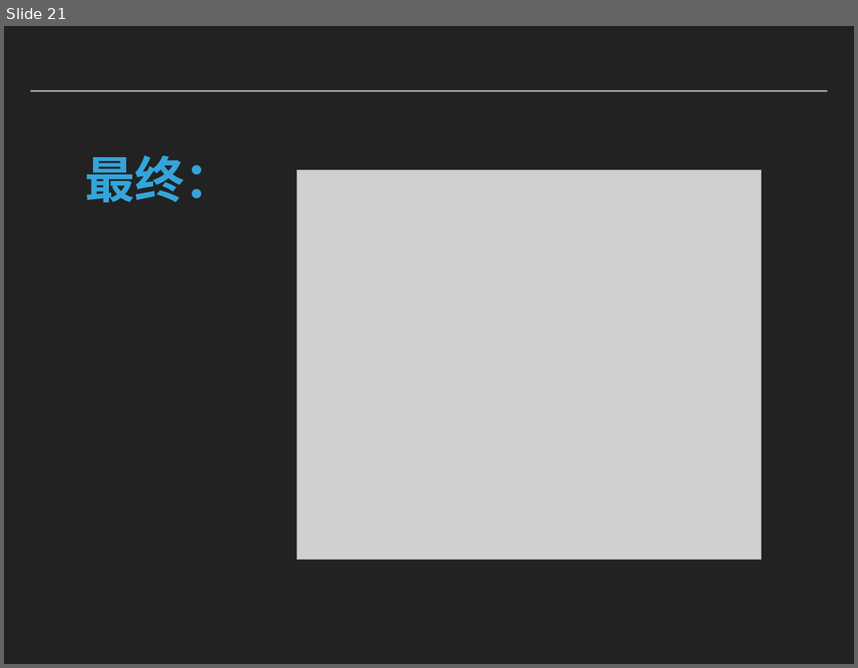
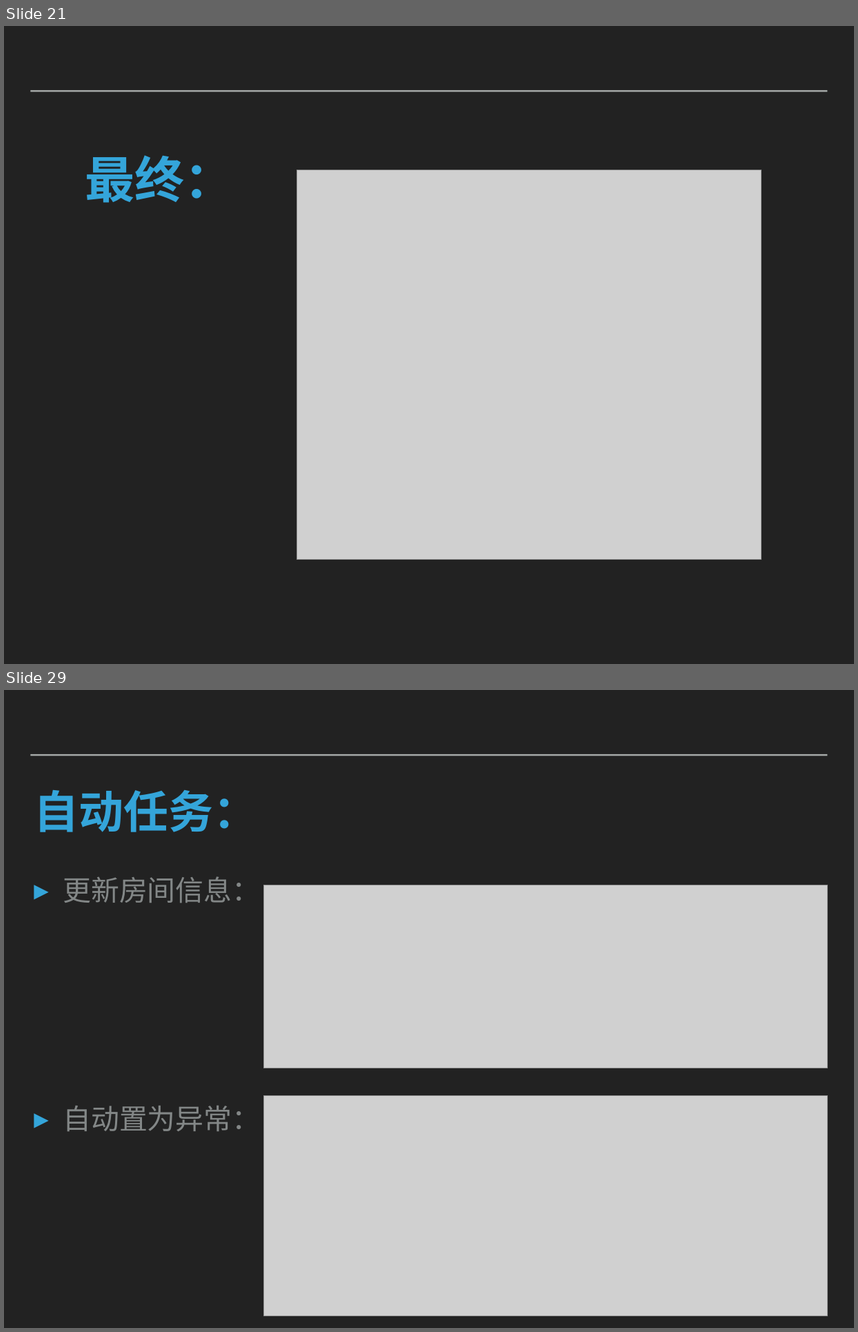
Before and after one commit to caodaxing/HotelReservation_Client, a slide deck: 文档相关/演示.pptx. Shown one above the other, each under a label of ours: slide 21 before the commit, slides 21 and 29 after it; the slides between them are not shown. The pictures are 858x668 and 858x1332 pixels, drawn with LibreOffice and Linux fonts; fonts in the diff are those of the drawing; grey boxes stand for pictures. Boxes give left, top, right and bottom in pixels: in the first picture for what was removed or moved away, otherwise in the second. Text is boxed around its words. In the diff, an @@ line names an element or a change of style, - is before the commit and + after.

```diff
--- a/文档相关/演示.pptx
+++ b/文档相关/演示.pptx
@@ slide 29 added at (4,690,854,1328), background #222222; not listed: 1 template element that a slide beside it also shows @@
@@ title added at (34,790,258,832), 54 pt, text #34A5DA, bold @@
+自动任务：
@@ text added at (63,876,260,1131), 34 pt, text #838787 @@
+▸ 更新房间信息：
+▸ 自动置为异常：
@@ picture added at (264,885,828,1068) @@
@@ picture added at (264,1095,828,1315) @@
```
Also in this commit, not shown: 8 other slides added.
